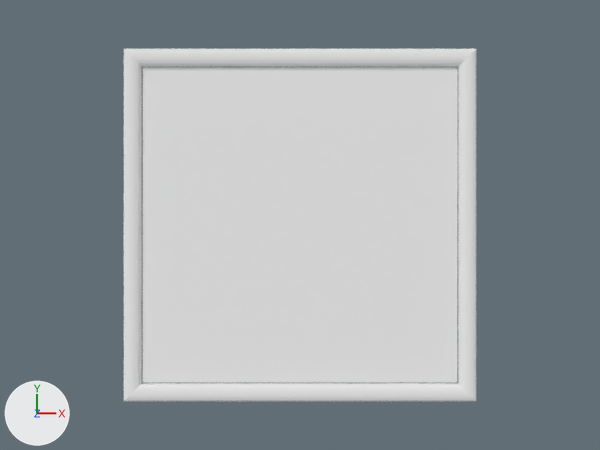
Before and after pictures for a commit that changed the Blender file cockpit/panel/lun_panel2.blend.
Rendered twice from the file's camera 'Camera'. The axes (+X, +Y, +Z) are drawn at lower left. The lights are the same throughout.

In view in the first picture: 'corp', 'panel'.
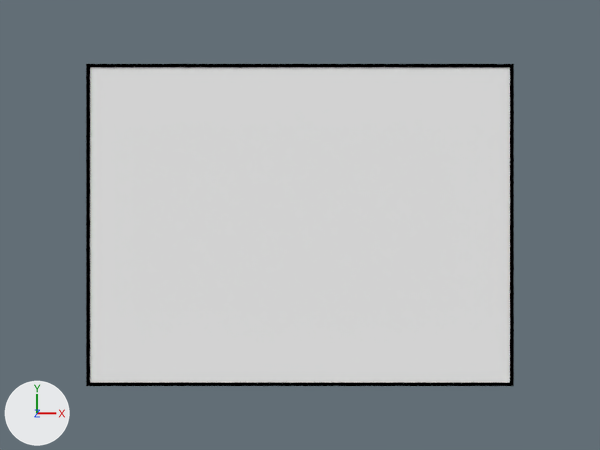
Boxes (x1, y1, x2, y2) around the edits, measured in the pictures (600 x 450 px):
'panel', reshaped (33% wider): before (142, 67, 458, 383); after (90, 67, 510, 383)
'corp', recoloured, reshaped, modifiers changed (22% wider, 8% shorter): before (124, 49, 476, 401); after (86, 64, 514, 386)

What the commit changed:
Material 'corp' (mat_corp) changes colour from white #e7e7e7 to black #000000; in linear values from (0.8, 0.8, 0.8) to (0.0, 0.0, 0.0).
me_circle_000 has 16 vertices, 16 faces and spans x -359.0..359.0, y -359.0..359.0, z -10.0..10.0.
me_circle_000 is used by ob_corp; parent ob_lun_panel2; location (0.0, 0.0, 0.0); rotation (0.0, 0.0, 9.865), in degrees (0, 0, 205).
Part 1, on me_circle_000:
Vertex 0 of me_circle_000 moves from (-319.0, -115.0, 10.0) to (-392.0, -81.0, 2.0) at pixel (510, 67).
Vertex 1 of me_circle_000 moves from (-115.0, 319.0, 10.0) to (-187.0, 353.0, 2.0) at pixel (510, 382).
Vertex 2 of me_circle_000 moves from (115.0, -319.0, 10.0) to (187.0, -353.0, 2.0) at pixel (89, 67).
Vertex 3 of me_circle_000 moves from (319.0, 115.0, 10.0) to (392.0, 81.0, 2.0) at pixel (89, 382).
Vertex 4 of me_circle_000 moves from (-359.0, -129.0, 10.0) to (-398.0, -83.0, 2.0) at pixel (513, 63).
Vertex 5 of me_circle_000 moves from (-129.0, 359.0, 10.0) to (-190.0, 360.0, 2.0) at pixel (513, 386).
Vertex 6 of me_circle_000 moves from (129.0, -359.0, 10.0) to (190.0, -360.0, 2.0) at pixel (86, 63).
Vertex 7 of me_circle_000 moves from (359.0, 129.0, 10.0) to (398.0, 83.0, 2.0) at pixel (86, 386).
Vertex 8 of me_circle_000 moves from (-319.0, -115.0, -10.0) to (-392.0, -81.0, -2.0) at pixel (509, 67).
Vertex 9 of me_circle_000 moves from (-115.0, 319.0, -10.0) to (-187.0, 353.0, -2.0) at pixel (509, 382).
Vertex 10 of me_circle_000 moves from (115.0, -319.0, -10.0) to (187.0, -353.0, -2.0) at pixel (90, 67).
Vertex 11 of me_circle_000 moves from (319.0, 115.0, -10.0) to (392.0, 81.0, -2.0) at pixel (90, 382).
Vertex 12 of me_circle_000 moves from (-359.0, -129.0, -10.0) to (-398.0, -83.0, -2.0) at pixel (512, 64).
Vertex 13 of me_circle_000 moves from (-129.0, 359.0, -10.0) to (-190.0, 360.0, -2.0) at pixel (512, 385).
Vertex 14 of me_circle_000 moves from (129.0, -359.0, -10.0) to (190.0, -360.0, -2.0) at pixel (87, 64).
Vertex 15 of me_circle_000 moves from (359.0, 129.0, -10.0) to (398.0, 83.0, -2.0) at pixel (87, 385).
me_circle_001 has 4 vertices, 1 face and spans x -240.0..240.0, y -240.0..240.0, z 0.0.
me_circle_001 is used by ob_panel; parent ob_lun_panel2; location (0.0, 0.0, 0.0).
Part 2, on me_circle_001:
Vertex 0 of me_circle_001 moves from (240.0, 240.0, 0.0) at pixel (457, 67) to (320.0, 240.0, 0.0) at pixel (510, 67).
Vertex 1 of me_circle_001 moves from (240.0, -240.0, 0.0) at pixel (457, 382) to (320.0, -240.0, 0.0) at pixel (509, 382).
Vertex 2 of me_circle_001 moves from (-240.0, 240.0, 0.0) at pixel (142, 67) to (-320.0, 240.0, 0.0) at pixel (90, 67).
Vertex 3 of me_circle_001 moves from (-240.0, -240.0, 0.0) at pixel (142, 382) to (-320.0, -240.0, 0.0) at pixel (89, 382).
Object 'corp' (ob_corp) loses its SUBSURF modifier named 'Subsurf'.
Modifier setting removed (it was levels = 3).
Modifier setting removed (it was render_levels = 3).
